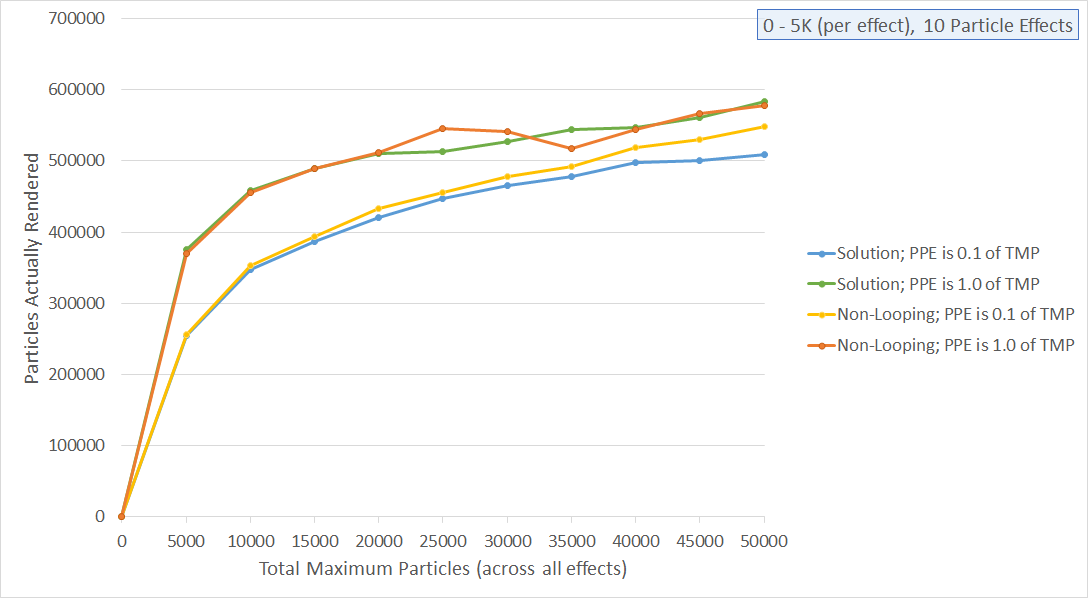
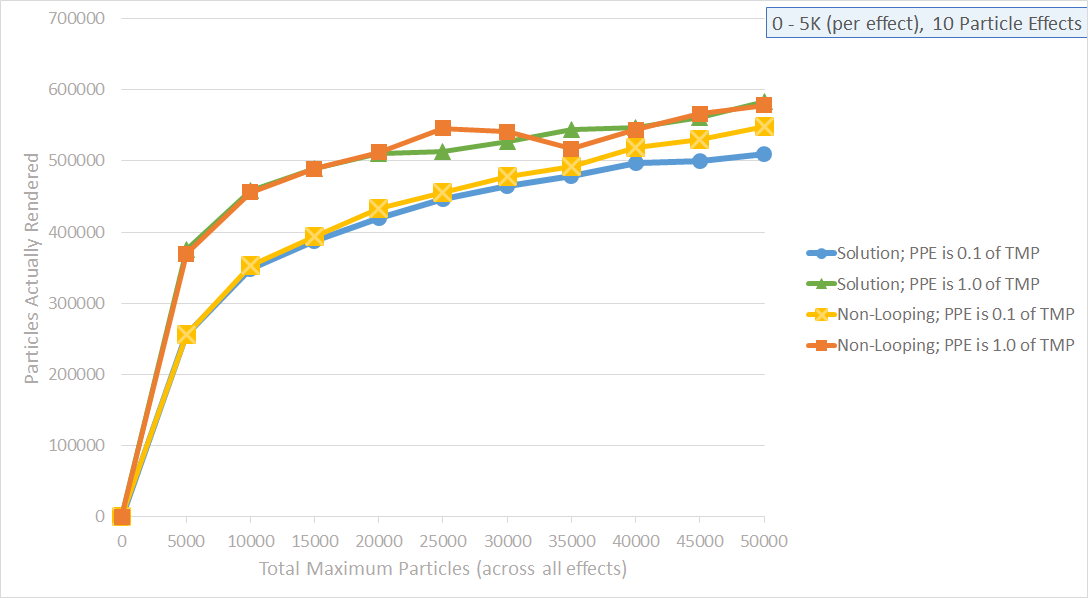
Revision of a layered (1088, 598) image; what changed, layer by layer:
added layer "Layer 2" above "Layer 1" over left=23, top=7, right=1087, bottom=579
